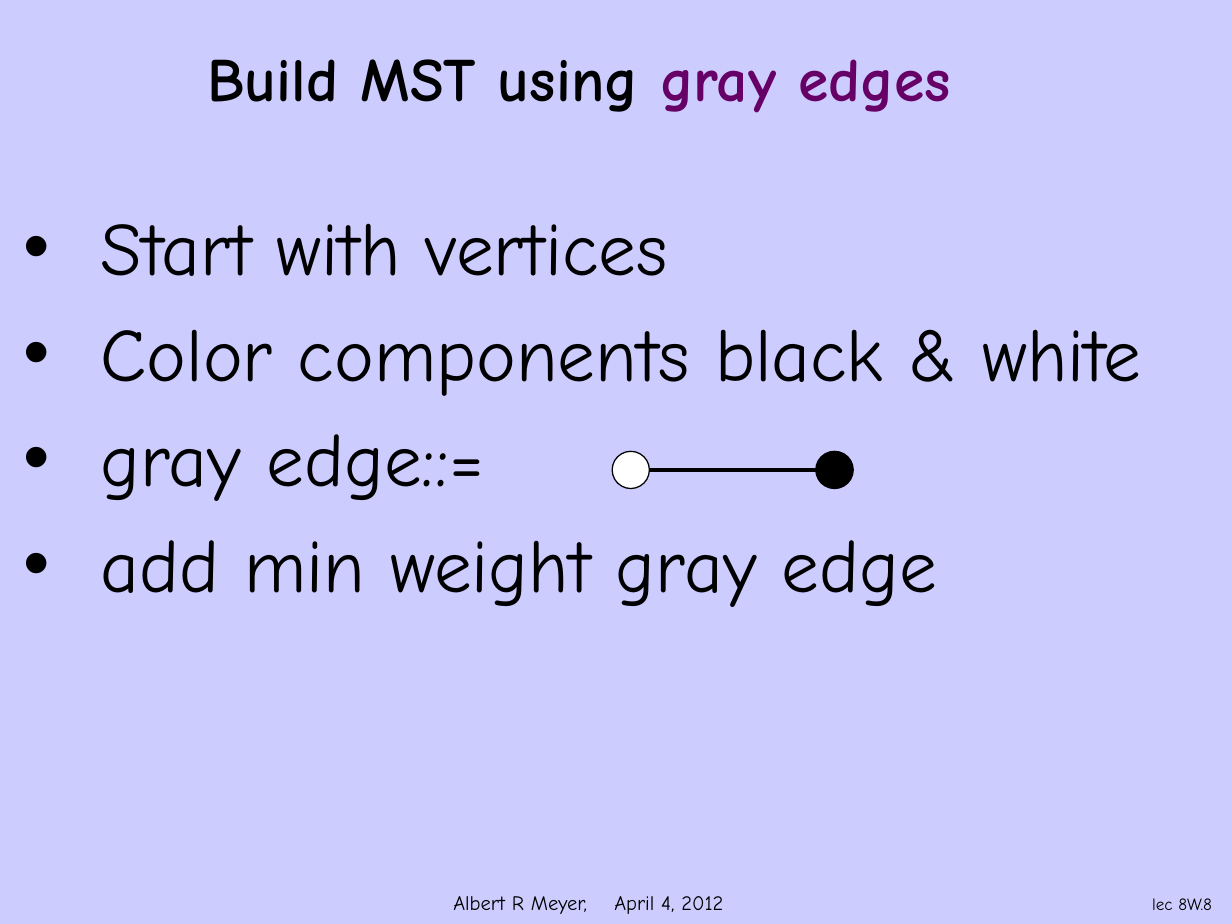
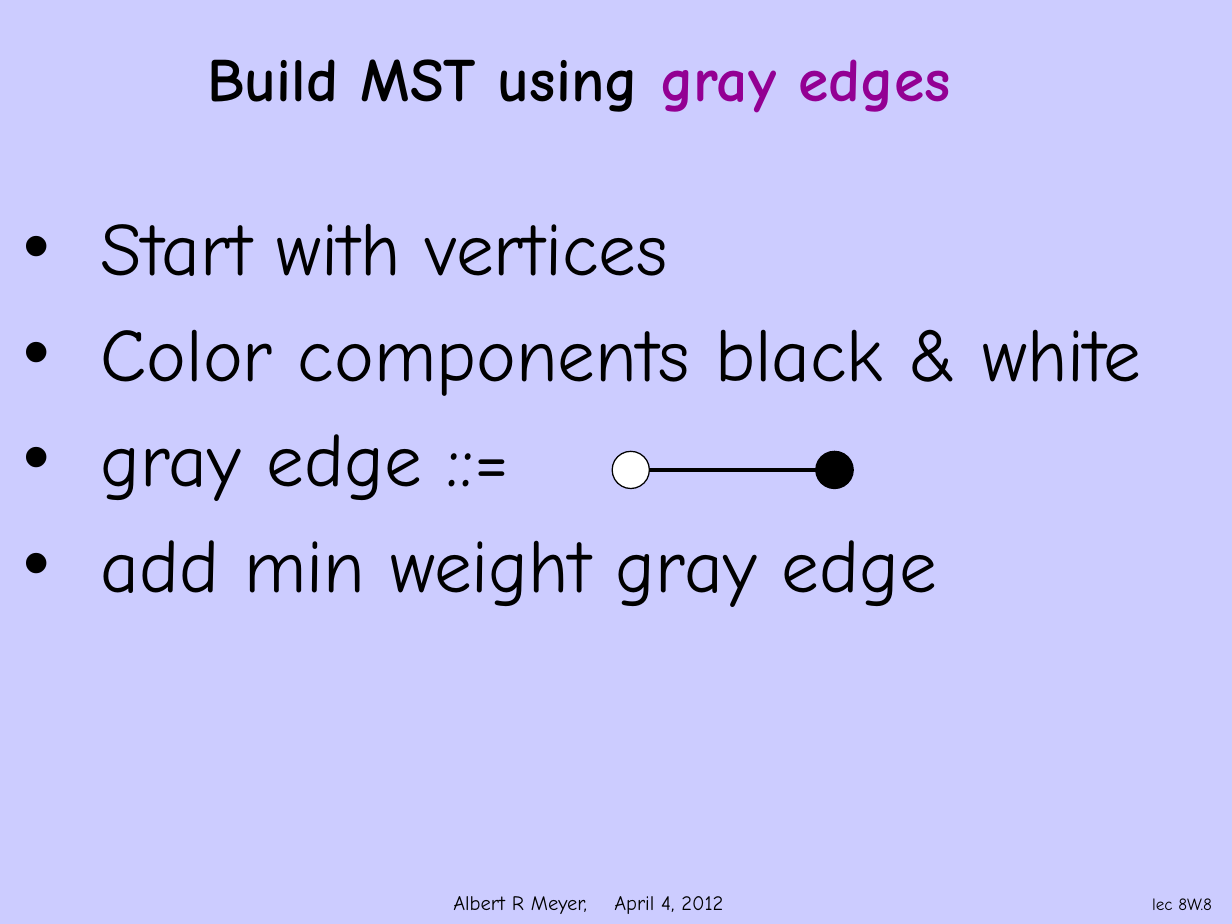
Before and after one commit to armeyer/mcs_web, a slide deck: slide 8 of spring12/slidesS12/trees-spanning.pptx. Drawn at 1232x924 pixels with LibreOffice and Linux fonts; fonts in the diff are those of the drawing; background and template pictures are left out. Boxes give left, top, right and bottom in pixels: in the first picture for what was removed or moved away, otherwise in the second. Text is boxed around its words. In the diff, an @@ line names an element or a change of style, - is before the commit and + after.

```diff
--- a/spring12/slidesS12/trees-spanning.pptx
+++ b/spring12/slidesS12/trees-spanning.pptx
@@ title "Build MST using gray edges" at (207,59,951,113): text colour #660066 to #930093 in "gray edges" @@
@@ text at (101,434,422,501): spaces changed @@
-• gray edge::=
+• gray edge ::=
```
Also in this commit, not shown: 4 other slides changed, 1 other file.
